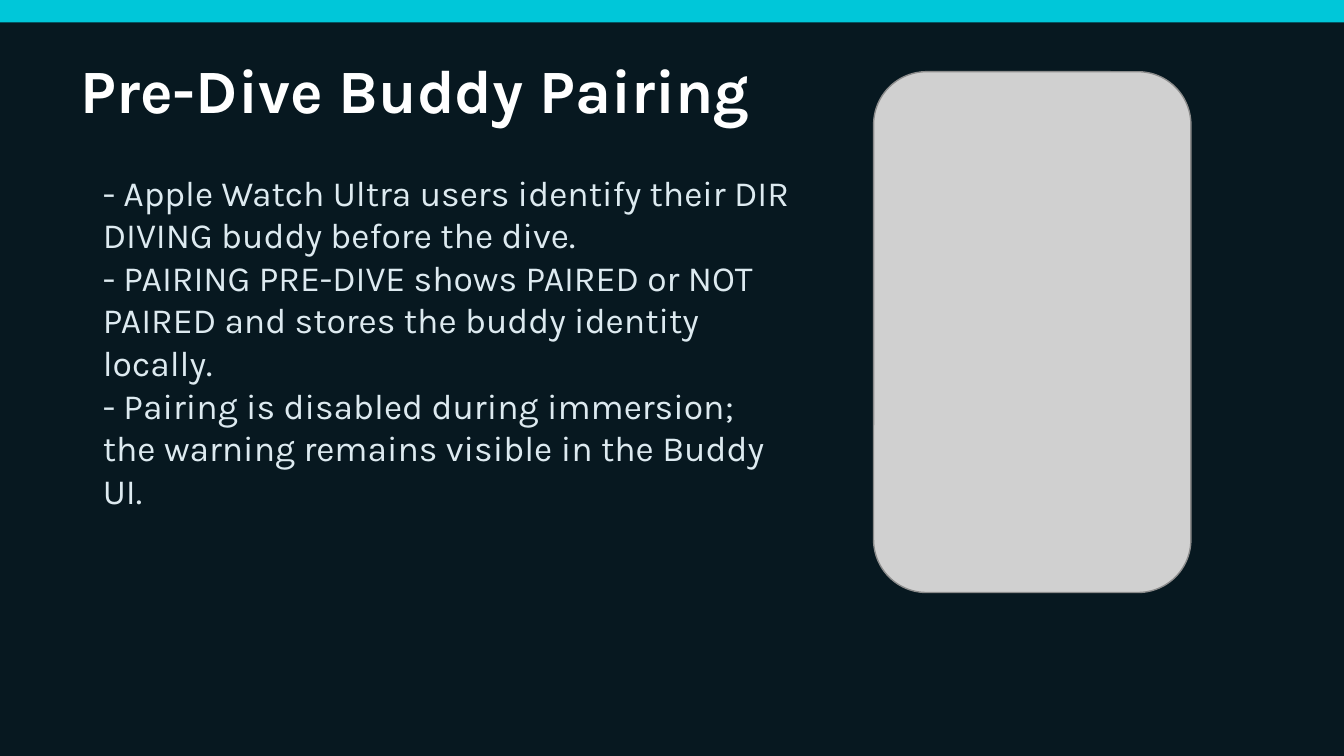
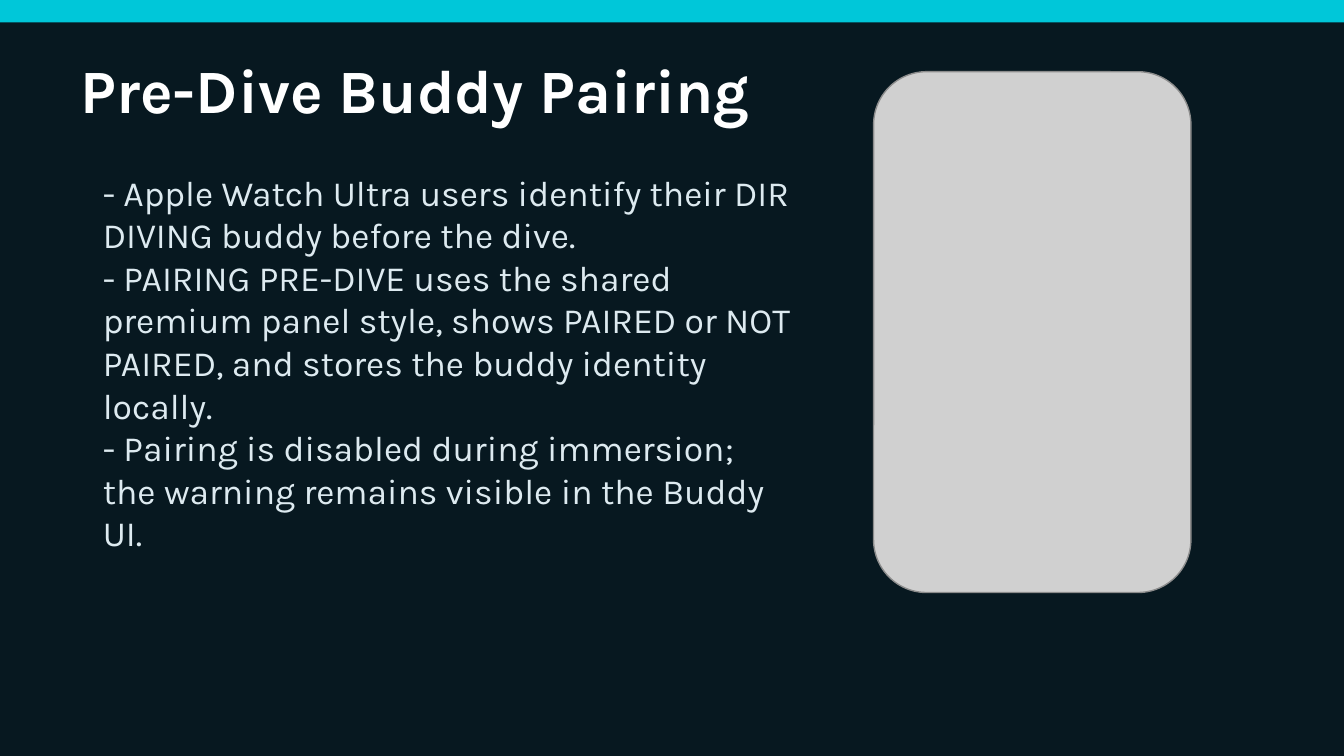
Before and after one commit to egopfe/DirDiving-App, a slide deck: slide 11 of DIR_DIVING_Full_Feature_Presentation.pptx. Drawn at 1344x756 pixels with LibreOffice and Linux fonts; fonts in the diff are those of the drawing; grey boxes stand for pictures. Boxes give left, top, right and bottom in pixels: in the first picture for what was removed or moved away, otherwise in the second. Text is boxed around its words. In the diff, an @@ line names an element or a change of style, - is before the commit and + after.

Commit message:
Document premium UI across branches

```diff
--- a/DIR_DIVING_Full_Feature_Presentation.pptx
+++ b/DIR_DIVING_Full_Feature_Presentation.pptx
@@ text at [103, 267, 790, 427]: text changed @@
-- PAIRING PRE-DIVE shows PAIRED or NOT PAIRED and stores the buddy identity locally.
+- PAIRING PRE-DIVE uses the shared premium panel style, shows PAIRED or NOT PAIRED, and stores the buddy identity locally.
```
Also in this commit, not shown: 5 other slides changed, 3 other files.
